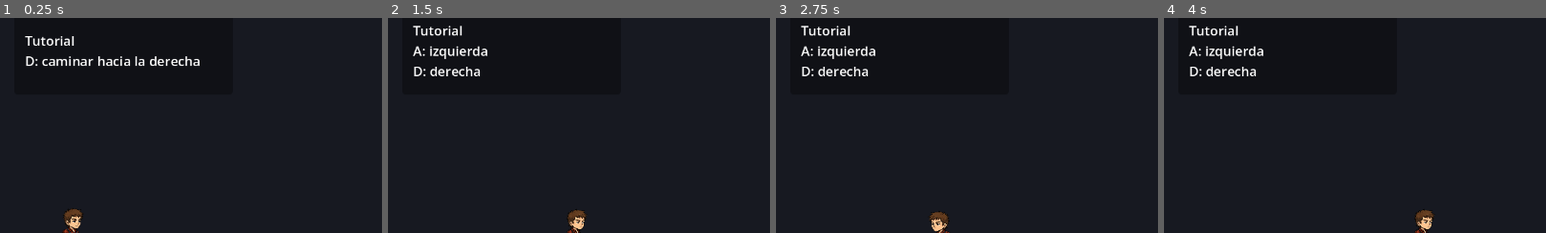
Above: before the commit, frames 1-4 (left to right).
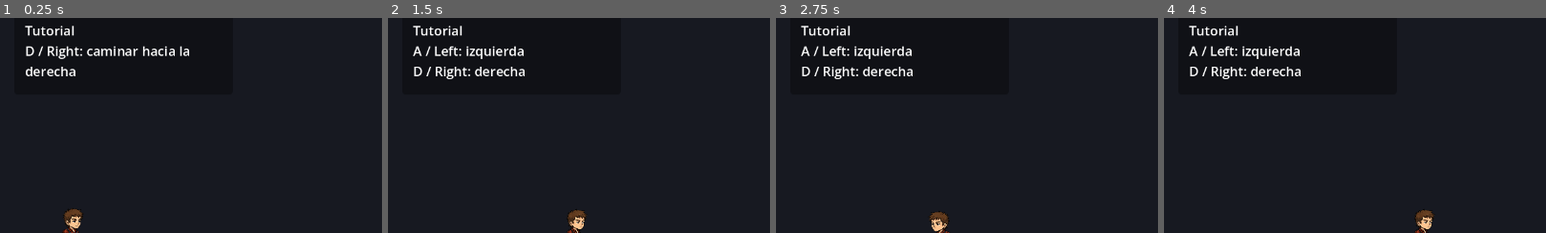
Above: after the commit, the same moments.

Repository: AlejandroBast/BarrioLife
Game: Godot game, scene res://scenes/TutorialLevel.tscn
Two runs of this game, one before a commit and one after it. Both use one fixed random seed, a clock stepped at 60 frames per second and the inputs below. This scene is started directly instead of the project's main scene.
Inputs:
- Up to frame 1 (0.25 s): no input
- Up to frame 2 (1.5 s): tap Enter at 0.5 s; hold E (interact) 0.53-1.28 s; hold D (move_right) from 0.53 s (still down); tap W (note_up) at 0.77 s; tap E (interact) at 1.35 s
- Up to frame 3 (2.75 s): tap W (note_up) at 1.52 s; release D (move_right) at 2.03 s; hold A (move_left) from 2.03 s (still down); hold E (interact) from 2.03 s (still down)
- Up to frame 4 (4 s): release A (move_left) at 2.78 s; release E (interact) at 2.78 s; hold D (move_right) from 2.78 s (still down); tap E (interact) at 2.85 s; tap W (note_up) at 3.02, 3.77 s; hold E (interact) from 3.53 s (still down)
The pictures show only the part of the screen within x 0-50%, y 6-56%; the shares and areas given below are measured in that part.

The runs differ from the first frame. In frame 1, 2.8% of the frame differs, in the area x 6-53%, y 3-28%; in frame 2, 1.5%; in frame 3, 1.5%; in frame 4, 1.5%.

Commit message:
Actualizacion de niveles del juego

Diff:
--- a/scripts/FarmLevel.gd
+++ b/scripts/FarmLevel.gd
@@ -40,12 +40,12 @@
 	can_complete_objective = _is_player_near_objective()
 	interact_panel.visible = can_complete_objective and not objective_completed
 
-	if can_complete_objective and not objective_completed and Input.is_key_pressed(KEY_E):
+	if can_complete_objective and not objective_completed and Input.is_action_pressed("interact"):
 		_complete_farm_objective()
 
 
 func _unhandled_input(event: InputEvent) -> void:
-	if event is InputEventKey and event.pressed and not event.echo and event.keycode == KEY_ESCAPE:
+	if event is InputEventKey and event.pressed and not event.echo and event.is_action_pressed("pause_game"):
 		get_viewport().set_input_as_handled()
 		_open_pause_menu()
 
--- a/scripts/TownLevel.gd
+++ b/scripts/TownLevel.gd
@@ -39,12 +39,12 @@
 	can_complete_mission = _is_player_near_mission()
 	interact_panel.visible = can_complete_mission and not mission_completed
 
-	if can_complete_mission and not mission_completed and Input.is_key_pressed(KEY_E):
+	if can_complete_mission and not mission_completed and Input.is_action_pressed("interact"):
 		_complete_town_mission()
 
 
 func _unhandled_input(event: InputEvent) -> void:
-	if event is InputEventKey and event.pressed and not event.echo and event.keycode == KEY_ESCAPE:
+	if event is InputEventKey and event.pressed and not event.echo and event.is_action_pressed("pause_game"):
 		get_viewport().set_input_as_handled()
 		_open_pause_menu()
 
--- a/scripts/TutorialLevel.gd
+++ b/scripts/TutorialLevel.gd
@@ -29,12 +29,12 @@
 	_update_revealed_controls()
 	_update_tutorial_text()
 
-	if can_start_battle and Input.is_key_pressed(KEY_E):
+	if can_start_battle and Input.is_action_pressed("interact"):
 		_start_battle()
 
 
 func _unhandled_input(event: InputEvent) -> void:
-	if event is InputEventKey and event.pressed and not event.echo and event.keycode == KEY_ESCAPE:
+	if event is InputEventKey and event.pressed and not event.echo and event.is_action_pressed("pause_game"):
 		get_viewport().set_input_as_handled()
 		_open_pause_menu()
 
@@ -63,9 +63,9 @@
 		return
 
 	var player_x: float = player.global_position.x
-	if Input.is_key_pressed(KEY_A) or player_x >= 180.0:
+	if Input.is_action_pressed("move_left") or player_x >= 180.0:
 		left_revealed = true
-	if Input.is_key_pressed(KEY_D) or player_x >= 360.0:
+	if Input.is_action_pressed("move_right") or player_x >= 360.0:
 		right_revealed = true
 	if player_x >= 760.0:
 		pause_revealed = true
@@ -75,24 +75,28 @@
 
 func _update_tutorial_text() -> void:
 	var lines: Array[String] = ["Tutorial"]
+	var move_right_label := SettingsManager.get_action_label("move_right")
+	var move_left_label := SettingsManager.get_action_label("move_left")
+	var pause_label := SettingsManager.get_action_label("pause_game")
+	var interact_label_text := SettingsManager.get_action_label("interact")
 
 	if not right_revealed:
-		lines.append("D: caminar hacia la derecha")
+		lines.append("%s: caminar hacia la derecha" % move_right_label)
 	elif not left_revealed:
-		lines.append("A: caminar hacia la izquierda")
+		lines.append("%s: caminar hacia la izquierda" % move_left_label)
 	else:
-		lines.append("A: izquierda")
-		lines.append("D: derecha")
+		lines.append("%s: izquierda" % move_left_label)
+		lines.append("%s: derecha" % move_right_label)
 
 	if pause_revealed:
-		lines.append("ESC: pausar")
+		lines.append("%s: pausar" % pause_label)
 	if stage_revealed:
 		lines.append("Llega al escenario de practica")
 	if can_start_battle:
-		lines.append("E: hablar y empezar")
+		lines.append("%s: hablar y empezar" % interact_label_text)
 
 	help_label.text = _format_lines(lines)
-	interact_label.text = "Escenario de practica\nPresiona E para cantar\nEn combate, presiona la tecla que coincida con la nota."
+	interact_label.text = "Escenario de practica\nPresiona %s para cantar\nEn combate, presiona la tecla que coincida con la nota." % interact_label_text
 
 
 func _format_lines(lines: Array[String]) -> String:
